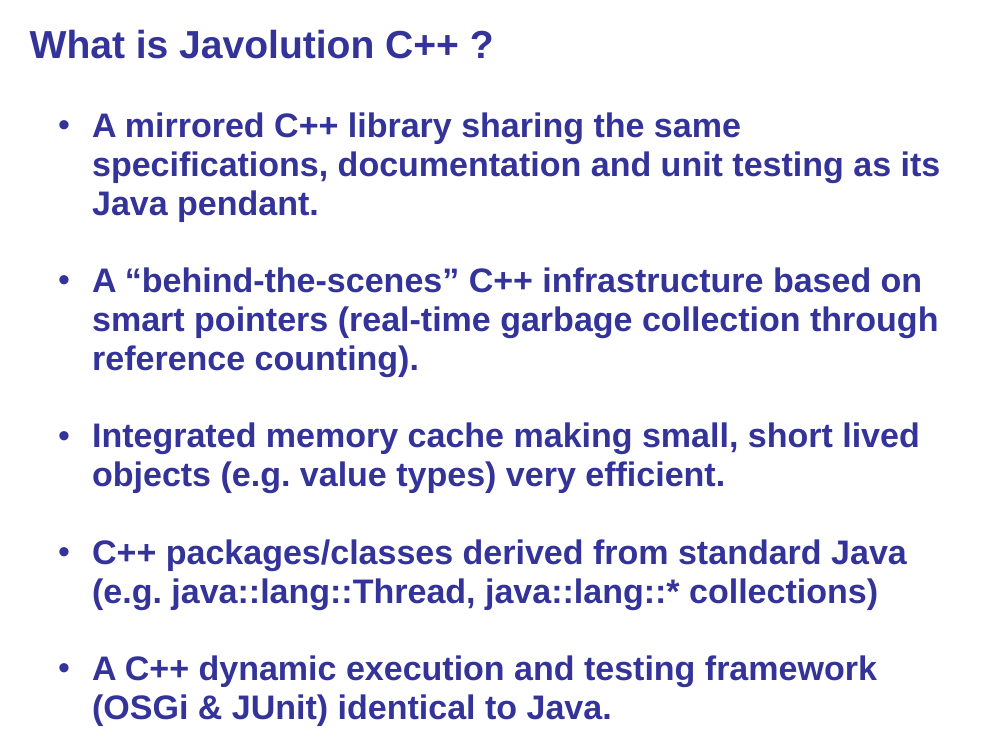
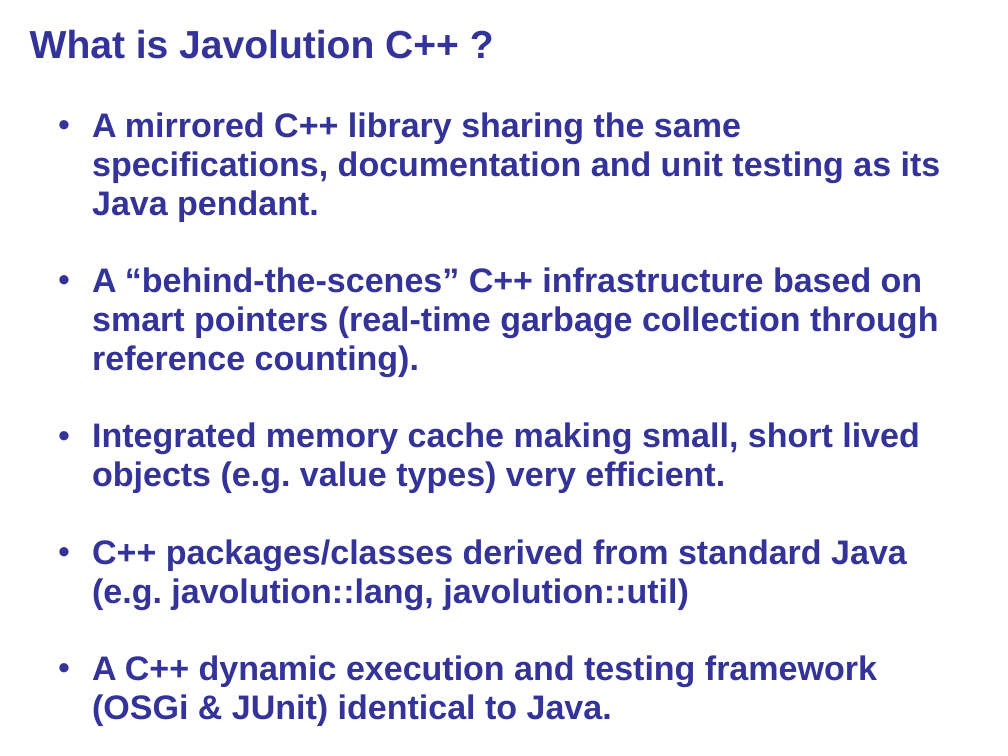
Before and after one commit to Nanonid/Javolution, a slide deck: slide 6 of javolution/src/site/doc/Javolution_Cpp_Overview.ppt. Drawn at 1008x756 pixels with LibreOffice and Linux fonts; fonts in the diff are those of the drawing; background and template pictures are left out. Boxes give left, top, right and bottom in pixels: in the first picture for what was removed or moved away, otherwise in the second. Text is boxed around its words. In the diff, an @@ line names an element or a change of style, - is before the commit and + after.

```diff
--- a/javolution/src/site/doc/Javolution_Cpp_Overview.ppt
+++ b/javolution/src/site/doc/Javolution_Cpp_Overview.ppt
@@ subtitle at (x1=92, y1=539, x2=907, y2=609): text changed @@
-  • C++ packages/classes derived from standard Java (e.g. java::lang::Thread, java::lang::* collections)
+  • C++ packages/classes derived from standard Java (e.g. javolution::lang, javolution::util)
```
Also in this commit, not shown: 6 other slides changed, 1 other file.
